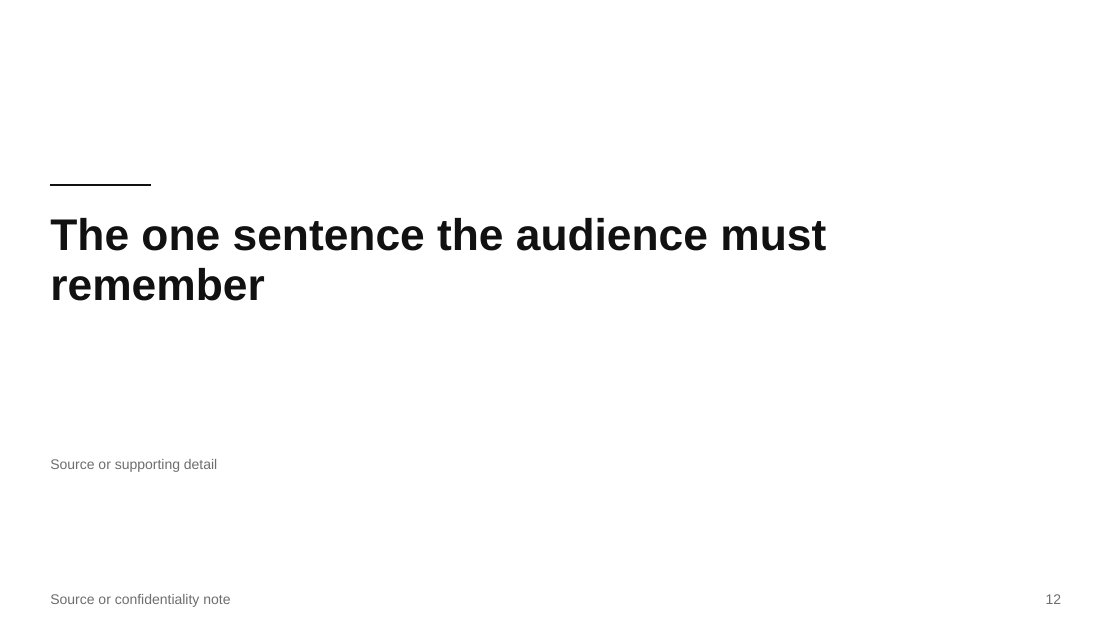
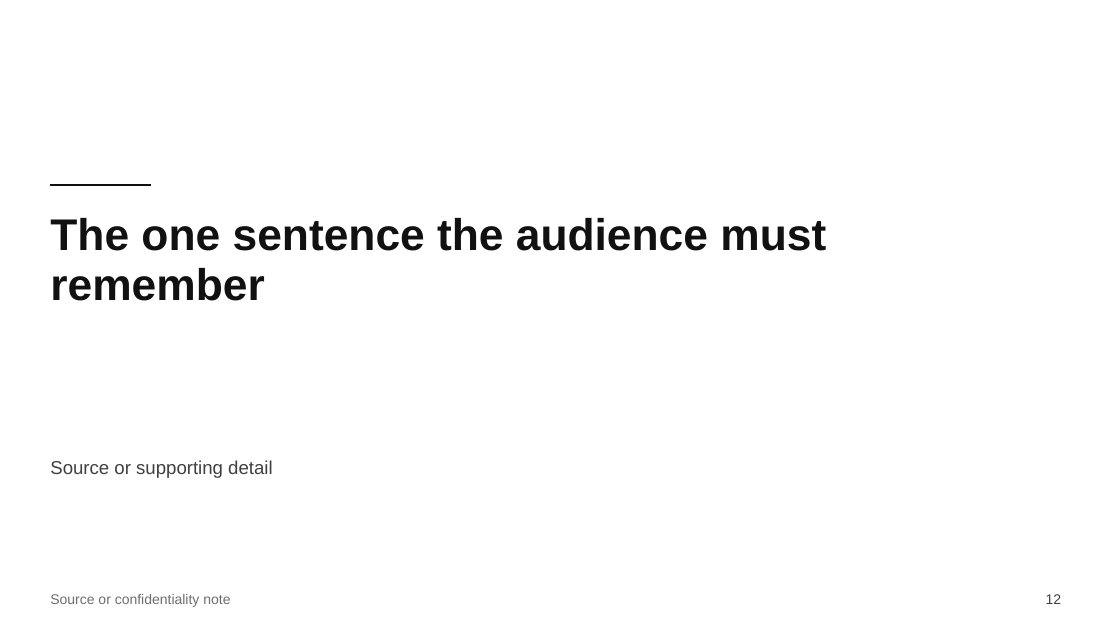
Before and after one commit to MaximeRumpler/Make_Clean_PPTX, a slide deck: slide 12 of skills/make-clean-pptx/assets/layouts.pptx. Drawn at 1120x630 pixels with LibreOffice and Linux fonts; fonts in the diff are those of the drawing. Boxes give left, top, right and bottom in pixels: in the first picture for what was removed or moved away, otherwise in the second. Text is boxed around its words. In the diff, an @@ line names an element or a change of style, - is before the commit and + after.

```diff
--- a/skills/make-clean-pptx/assets/layouts.pptx
+++ b/skills/make-clean-pptx/assets/layouts.pptx
@@ text "Source or supporting detail" at (50,460,272,478): size 12 to 16 pt, text colour #6E6E6E to #404040 @@
@@ page number at (1046,594,1062,604): text colour #6E6E6E to #404040 @@
```
Also in this commit, not shown: 1 other slide changed, 52 other files.
